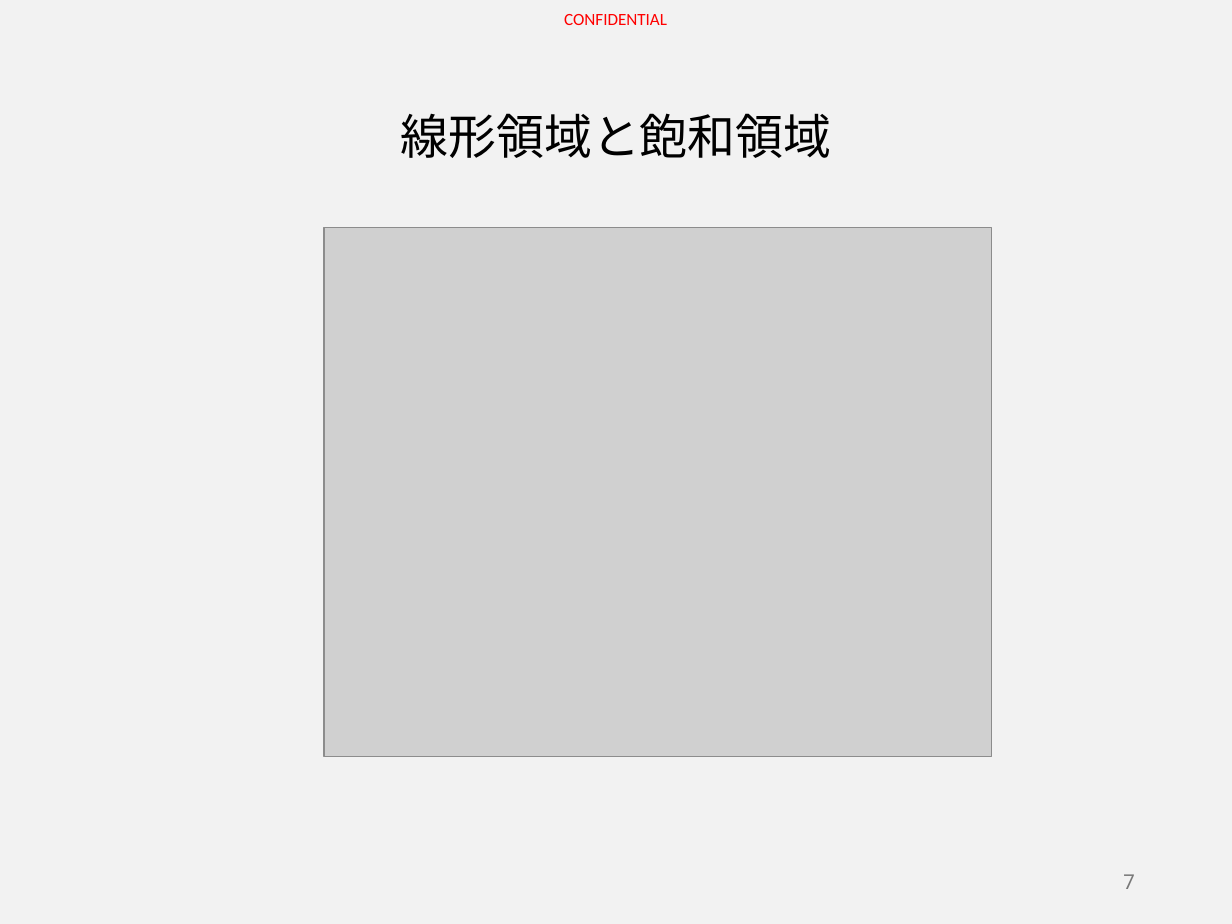
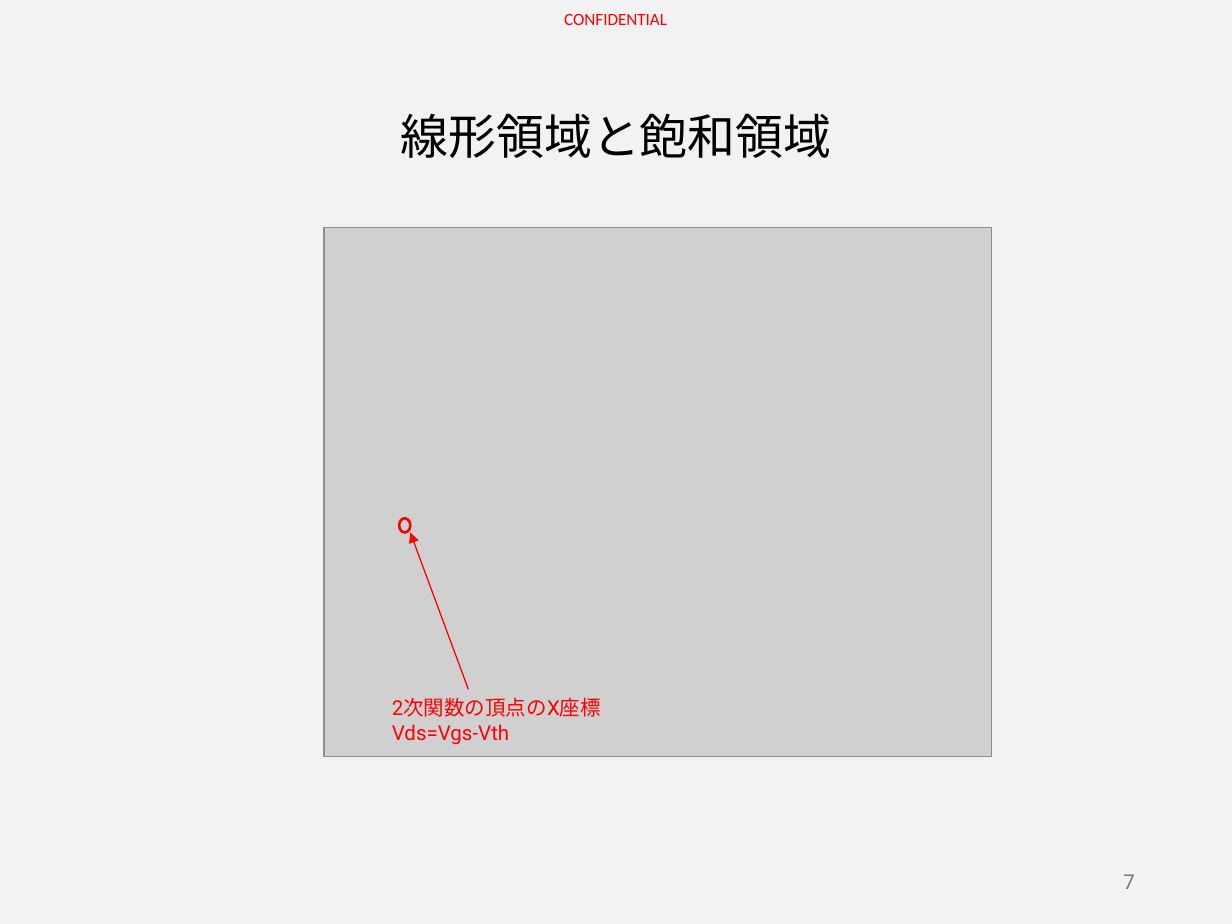
Before and after one commit to HiroyaIto/sansen, a slide deck: slide 7 of MOS-TrとICの基本&Tips Part1.pptx. Drawn at 1232x924 pixels with LibreOffice and Linux fonts; fonts in the diff are those of the drawing; grey boxes stand for pictures. Boxes give left, top, right and bottom in pixels: in the first picture for what was removed or moved away, otherwise in the second. Text is boxed around its words. In the diff, an @@ line names an element or a change of style, - is before the commit and + after.

```diff
--- a/MOS-TrとICの基本&Tips Part1.pptx
+++ b/MOS-TrとICの基本&Tips Part1.pptx
@@ ellipse added at [399,519,410,533], outline #FF0000 1.5 pt @@
@@ arrow added from (468, 690) to (410, 532), #FF0000 0.75 pt @@
@@ text added at [392,697,601,745], 12 pt, text #FF0000 @@
+2次関数の頂点のX座標
+Vds=Vgs-Vth
```
Also in this commit, not shown: 4 other slides changed, 6 slides added.
